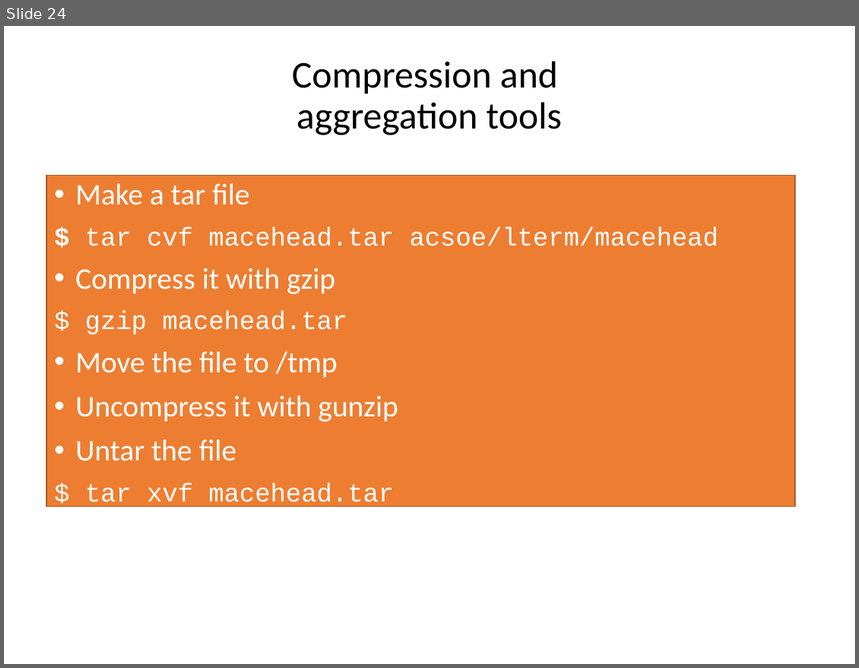
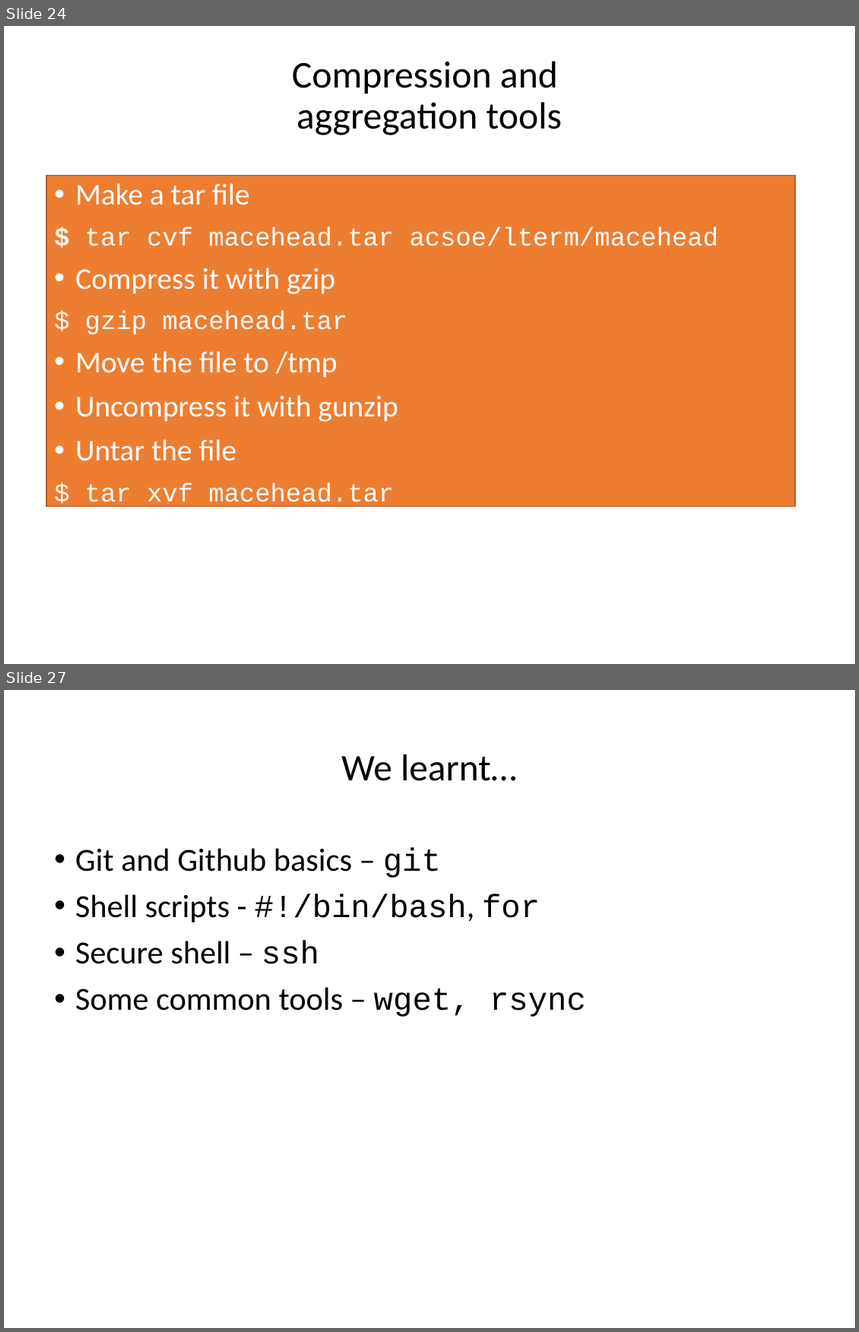
Before and after one commit to ncasuk/ncas-isc, a slide deck: shell/presentations/11_moretricks.pptx. Shown one above the other, each under a label of ours: slide 24 before the commit, slides 24 and 27 after it; the slides between them are not shown. The pictures are 859x668 and 859x1332 pixels, drawn with LibreOffice and Linux fonts; fonts in the diff are those of the drawing; background and template pictures are left out. Boxes give left, top, right and bottom in pixels: in the first picture for what was removed or moved away, otherwise in the second. Text is boxed around its words. In the diff, an @@ line names an element or a change of style, - is before the commit and + after.

```diff
--- a/shell/presentations/11_moretricks.pptx
+++ b/shell/presentations/11_moretricks.pptx
@@ slide 27 added at bbox=[4, 690, 855, 1328], background picture (left out) @@
@@ title added at bbox=[341, 754, 517, 781], 35 pt, text #000000 @@
+We learnt…
@@ text added at bbox=[75, 847, 586, 1017], 30 pt, text #000000 @@
+• Git and Github basics – git
+• Shell scripts - #!/bin/bash, for
+• Secure shell – ssh
+• Some common tools – wget, rsync
```
Also in this commit, not shown: 1 slide changed, 2 other slides added.
